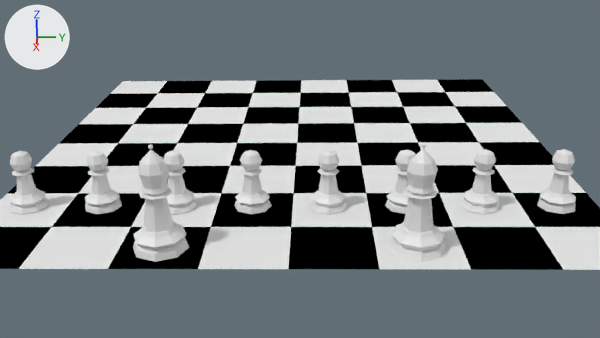
The Blender file BlenderProjects/LowPolyChessScene/LowPolyChessScene.blend: old version first, new version second.
Before and after are seen from the file's camera 'Camera'. Every picture has the same lights, and +X, +Y and +Z are marked at upper left.

Names of what the first picture shows: 'ChessBoard', 'Low-Poly Bishop', 'Low-Poly Bishop.001', 'White Pawn.000', 'White Pawn.001', 'White Pawn.002', 'White Pawn.003', 'White Pawn.004', 'White Pawn.005', 'White Pawn.006', 'White Pawn.007'.
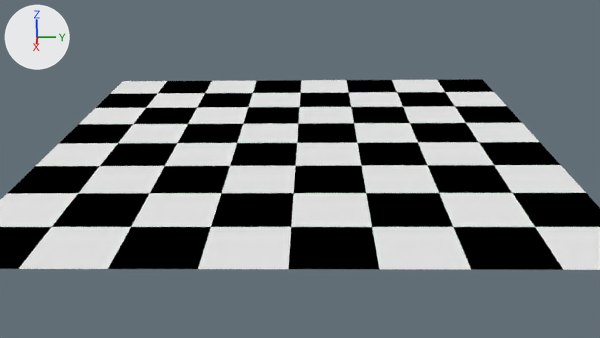
What changed in the scene script:
```text
Remove ob_white_pawn_007:
    ob_white_pawn_007 = bpy.data.objects.new('White Pawn.007', me_sphere)
Remove ob_white_pawn_006:
    ob_white_pawn_006 = bpy.data.objects.new('White Pawn.006', me_sphere)
Remove ob_white_pawn_005:
    ob_white_pawn_005 = bpy.data.objects.new('White Pawn.005', me_sphere)
Remove ob_white_pawn_004:
    ob_white_pawn_004 = bpy.data.objects.new('White Pawn.004', me_sphere)
Remove ob_white_pawn_003:
    ob_white_pawn_003 = bpy.data.objects.new('White Pawn.003', me_sphere)
Remove ob_white_pawn_002:
    ob_white_pawn_002 = bpy.data.objects.new('White Pawn.002', me_sphere)
Remove ob_white_pawn_001:
    ob_white_pawn_001 = bpy.data.objects.new('White Pawn.001', me_sphere)
Remove ob_white_pawn_000:
    ob_white_pawn_000 = bpy.data.objects.new('White Pawn.000', me_sphere)
Remove ob_low_poly_bishop_001:
    ob_low_poly_bishop_001 = bpy.data.objects.new('Low-Poly Bishop.001', me_sphere_001)
Remove ob_low_poly_bishop:
    ob_low_poly_bishop = bpy.data.objects.new('Low-Poly Bishop', me_sphere_001)
```

Changed parts and their boxes (x1, y1, x2, y2) in the pictures (600 x 338 px):
'Low-Poly Bishop.001', deleted
    before: (388, 143, 446, 262)
'Low-Poly Bishop', deleted
    before: (133, 144, 189, 262)
'White Pawn.007', deleted
    before: (537, 149, 576, 214)
'White Pawn.000', deleted
    before: (10, 151, 48, 214)
'White Pawn.006', deleted
    before: (461, 150, 499, 214)
'White Pawn.001', deleted
    before: (85, 151, 122, 214)
'White Pawn.004', deleted
    before: (309, 150, 347, 214)
'White Pawn.003', deleted
    before: (234, 150, 272, 214)
'White Pawn.002', deleted
    before: (163, 150, 197, 214)
'White Pawn.005', deleted
    before: (385, 150, 415, 214)
